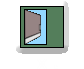
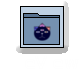
Layers edited between the first and the second 84px x 69px image:
added group "menu copy #6" with 3 layers above "menu copy #5" over [21, 7, 63, 47]
added layer "Clipboard #3" in group "menu copy #6" over [33, 22, 51, 41]
added layer "menuicn #4" in group "menu copy #6" over [21, 7, 63, 47]
hid group "menu copy #5" (3 layers) over [21, 7, 63, 47]
